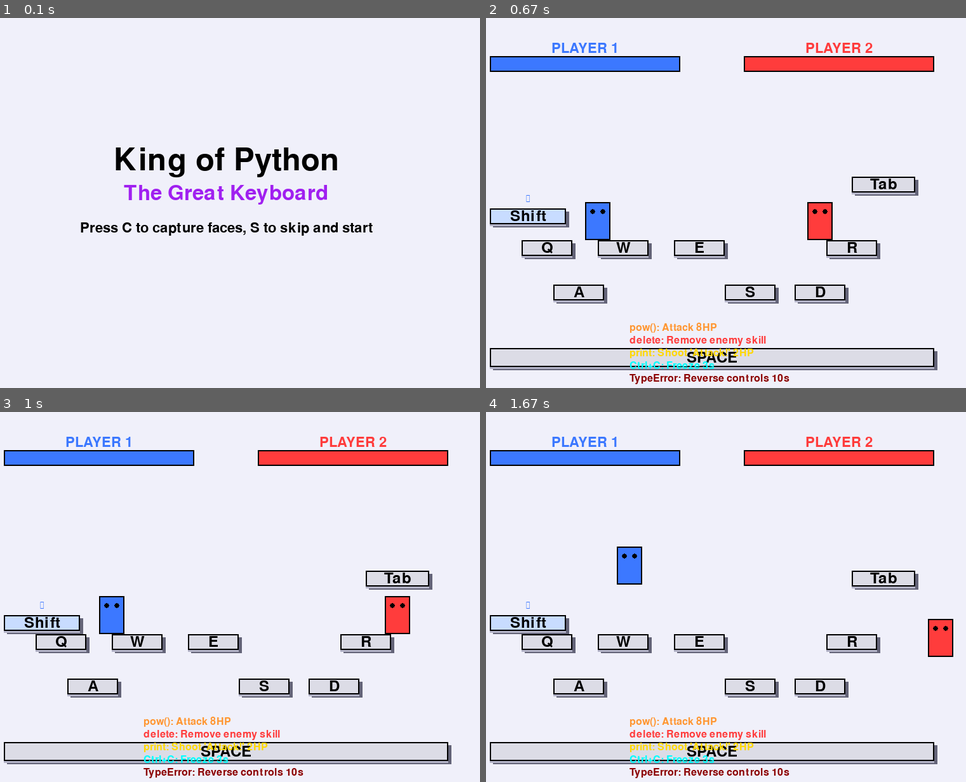
Above: before the commit, frames 1-4 (two rows, left to right).
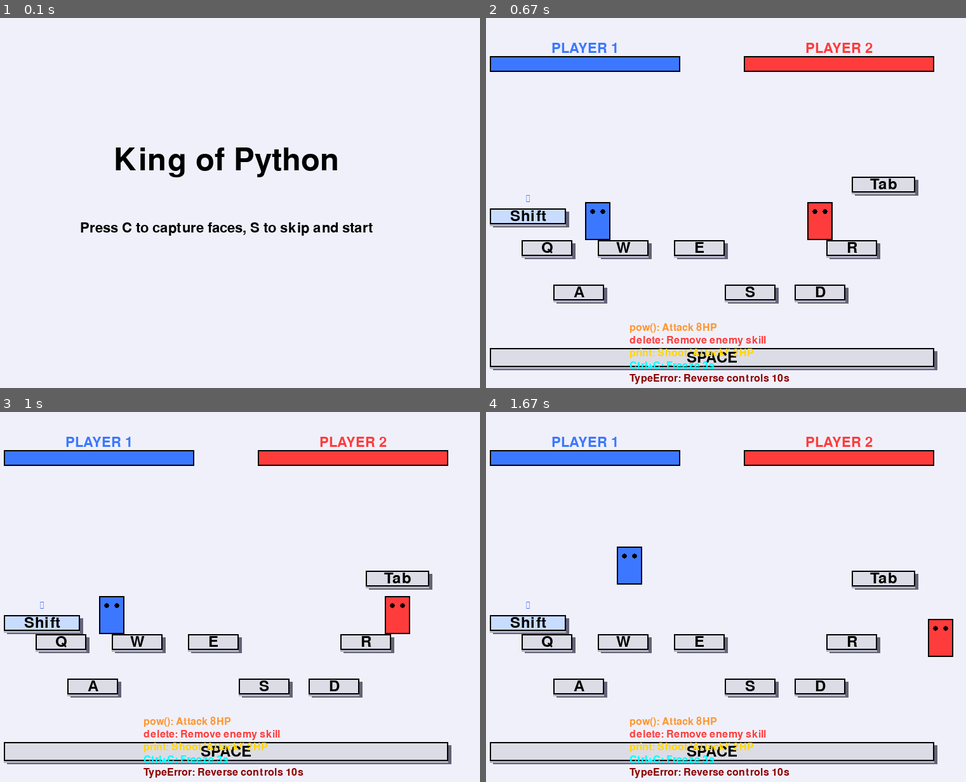
Above: after the commit, the same moments.

Repository: xueyu-coco/King-of-Python
Game: pygame game, started from main.py
Same seed, same stepped clock (60 frames per second), same inputs: the game is played once before the commit and once after it.
Inputs:
- Up to frame 1 (0.1 s): no input
- Up to frame 2 (0.67 s): tap S at 0.33 s
- Up to frame 3 (1 s): hold Right from 0.67 s (still down)
- Up to frame 4 (1.67 s): release Right at 1.13 s; hold Up 1.17-1.47 s; hold W 1.17-1.47 s; hold Right from 1.5 s (still down); hold D from 1.5 s (still down)

The runs differ from the first frame. In frame 1, 0.8% of the frame differs, in the area x 25-69%, y 45-51%; in frame 2, nothing differs; in frame 3, nothing differs; in frame 4, nothing differs.

Commit message:
Remove subtitle 'The Great Keyboard' from start screen

Diff:
--- a/main.py
+++ b/main.py
@@ -611,10 +611,8 @@
     while start:
         screen.fill(BG_COLOR)
         title = font_large.render('King of Python', True, BLACK)
-        subtitle = font_medium.render('The Great Keyboard', True, PURPLE)
         sub = font_small.render('Press C to capture faces, S to skip and start', True, BLACK)
         screen.blit(title, (WIDTH//2 - title.get_width()//2, HEIGHT//2 - 100))
-        screen.blit(subtitle, (WIDTH//2 - subtitle.get_width()//2, HEIGHT//2 - 40))
         screen.blit(sub, (WIDTH//2 - sub.get_width()//2, HEIGHT//2 + 20))
         pygame.display.flip()
 
